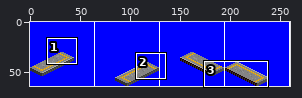
Two versions of one sprite sheet, src/stations/generated_stations/gfx/dec_test_station_02.png. Above: a wide view before the commit, with the close-up outlined.
Close-up. Earlier state:
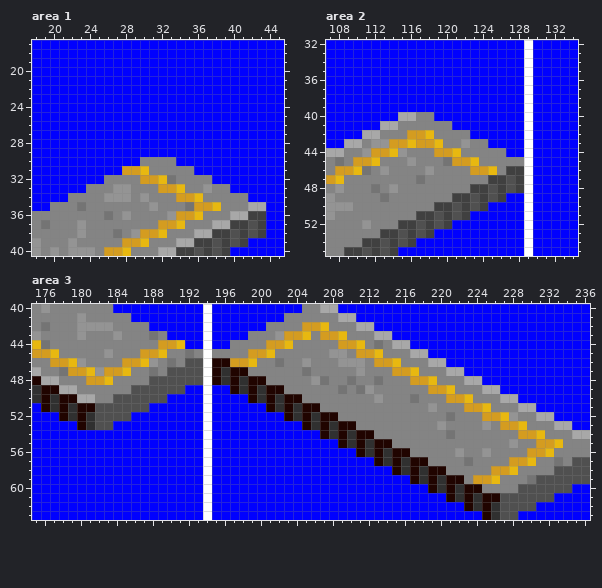
The file is 260x64 pixels. Shown: area 1: x 18..45, y 17..40; area 2: x 107..134, y 32..55; area 3: x 175..236, y 40..63.
Now the later version:
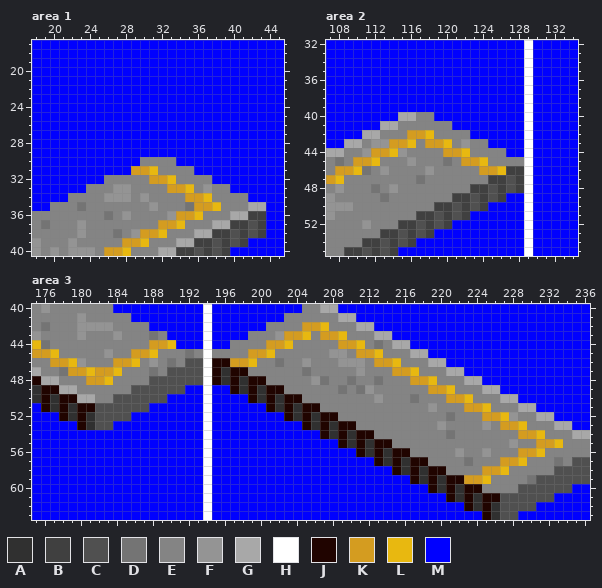
Palette (. is transparent): A #303030  B #404040  C #505050  D #747474  E #848484  F #949494  G #a8a8a8  H #ffffff  J #200400  K #d49c20  L #e8b810  M #0000ff
From the commit log: Add: setting to force use station era
Edits made:
Changed rows in their new state; - is an unchanged pixel.
Area 1:
first column x 28:
31 M-KL------
32 --E-KL----
33 ----E-KL--
34 ------E-KL
Area 2:
first column x 117:
43 E-KL------
44 --E-KL----
45 ----E-KL--
46 ------E-KL
Area 3:
first column x 182:
44 ------K-LM
45 ----K-LE--
46 --K-LE----
47 K-LE------
first column x 223:
56 ------K-LE
57 ----K-LE--
58 --K-LE----
59 K-LE------
